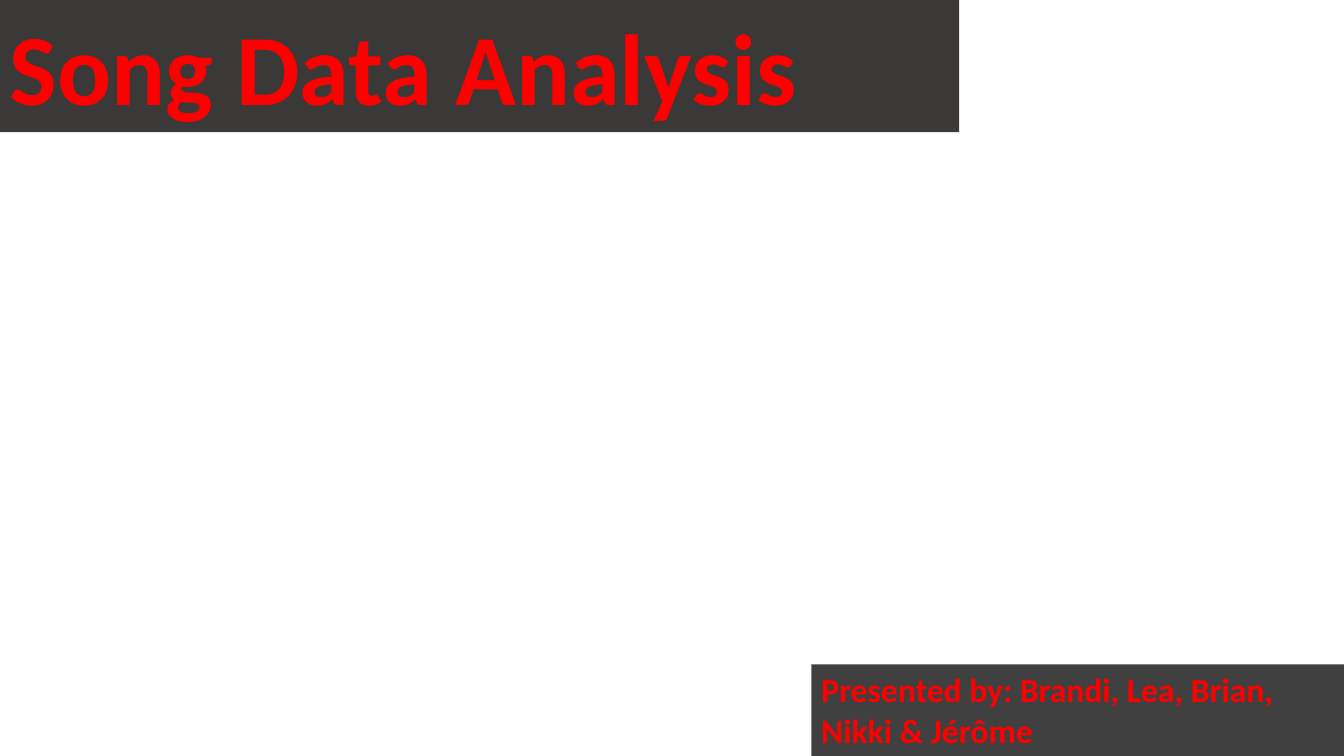
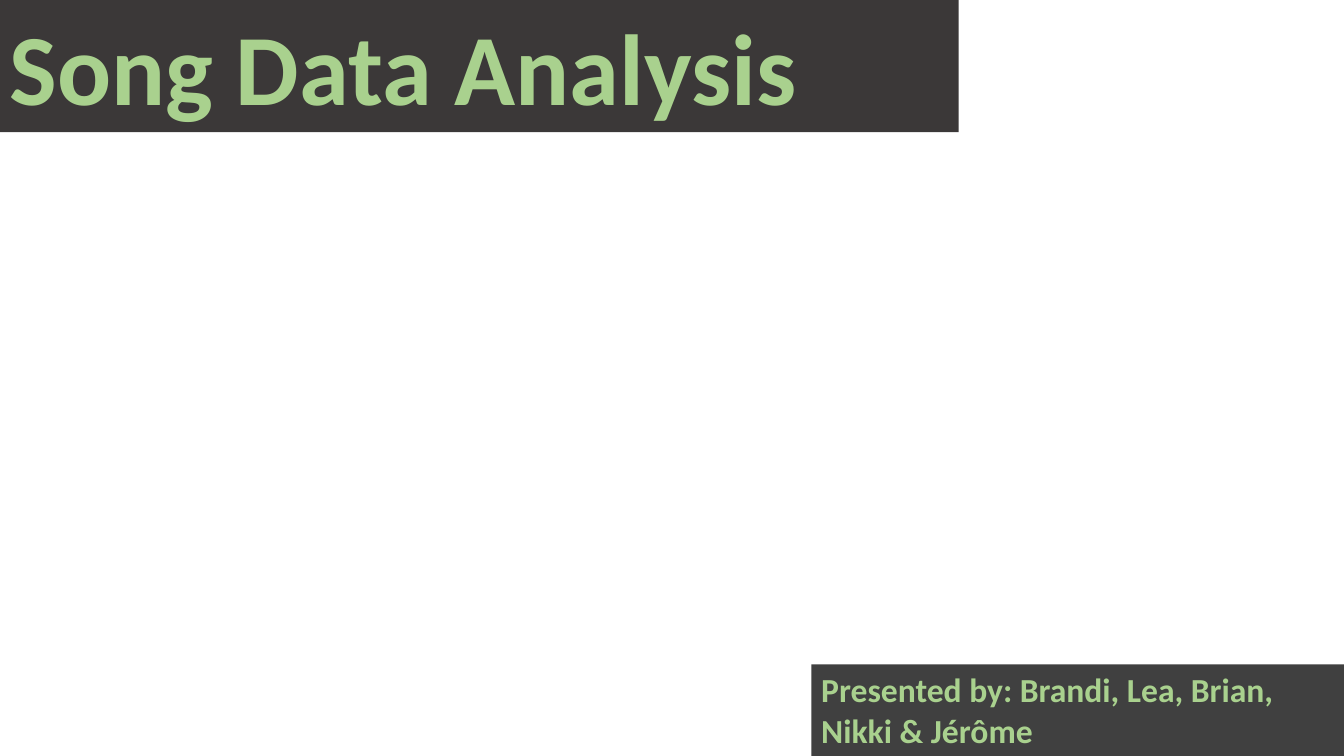
Before and after one commit to LeaLamatina/Song_Data_Analysis, a slide deck: slide 1 of SongPresentation.pptx. Drawn at 1344x756 pixels with LibreOffice and Linux fonts; fonts in the diff are those of the drawing; background and template pictures are left out. Boxes give left, top, right and bottom in pixels: in the first picture for what was removed or moved away, otherwise in the second. Text is boxed around its words. In the diff, an @@ line names an element or a change of style, - is before the commit and + after.

```diff
--- a/SongPresentation.pptx
+++ b/SongPresentation.pptx
@@ rectangle "Song Data Analysis" at (0, 0, 959, 132): text colour #FF0000 to #A9D18E @@
@@ rectangle "Presented by: Brandi, Lea, Brian, ..." at (812, 664, 1344, 756): text colour #FF0000 to #A9D18E @@
```
Also in this commit, not shown: 7 other slides changed, 1 slide added.
